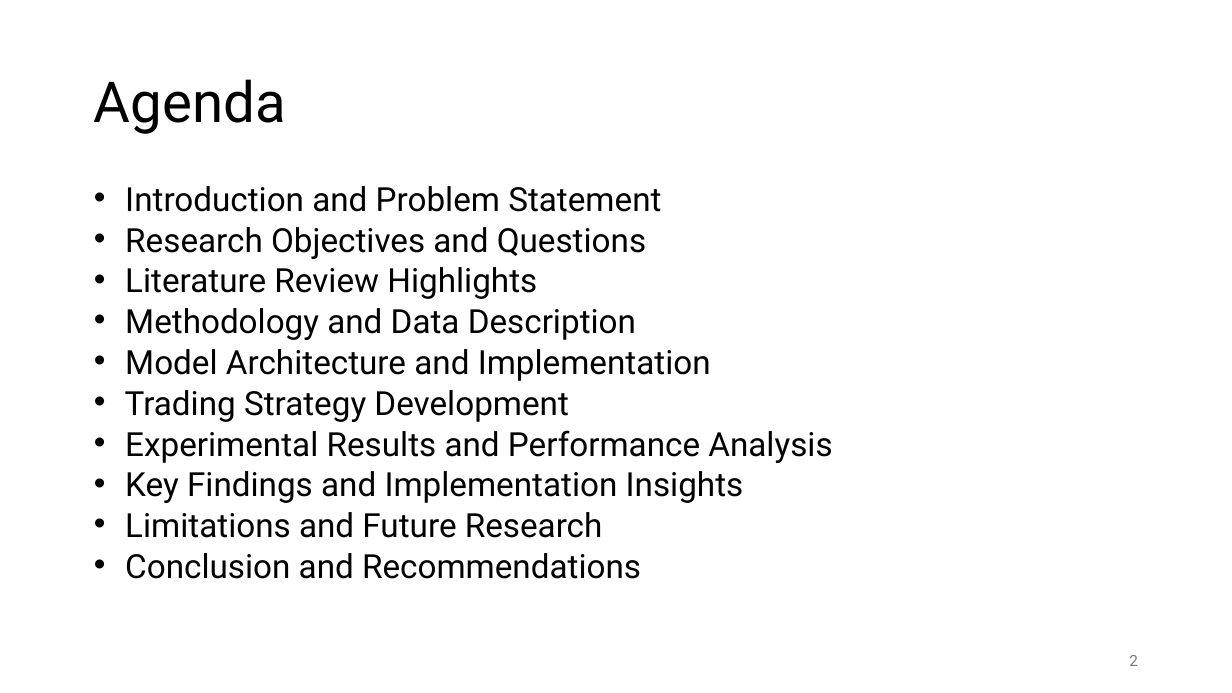
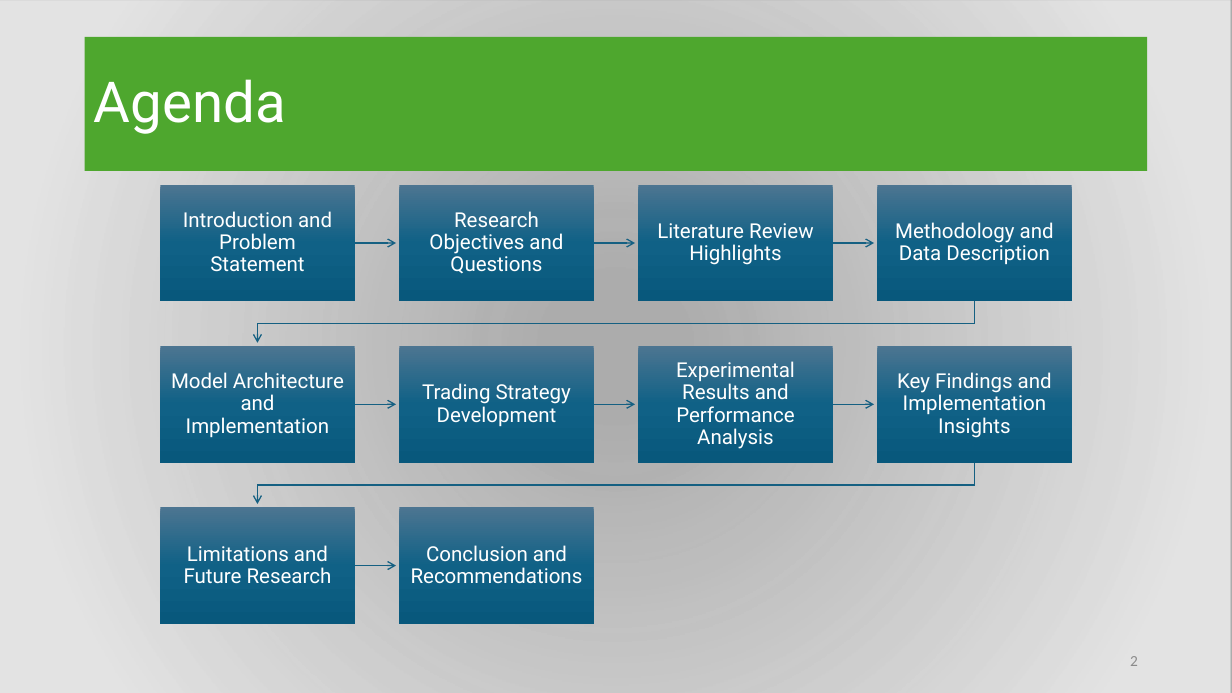
Before and after one commit to BiniamD/Class, a slide deck: slide 2 of SPRING -2025/ADTA 5900 - Advanced Data Analytics Capstone/Deep_Learning_Trading_Signal_Generation.pptx. Drawn at 1232x693 pixels with LibreOffice and Linux fonts; fonts in the diff are those of the drawing; background and template pictures are left out; a plain dark background stands for a picture behind light text. Boxes give left, top, right and bottom in pixels: in the first picture for what was removed or moved away, otherwise in the second. Text is boxed around its words. In the diff, an @@ line names an element or a change of style, - is before the commit and + after.

```diff
--- a/SPRING -2025/ADTA 5900 - Advanced Data Analytics Capstone/Deep_Learning_Trading_Signal_Generation.pptx
+++ b/SPRING -2025/ADTA 5900 - Advanced Data Analytics Capstone/Deep_Learning_Trading_Signal_Generation.pptx
@@ background #FFFFFF to picture (left out) @@
@@ rectangle added at <box>0,0,1232,693</box>, fill gradient #E8E8E8 @@
@@ title "Agenda": place and size @@
-title "Agenda" at <box>94,79,286,134</box>
+title "Agenda" at <box>85,37,1148,171</box>
@@ title "Agenda" at <box>85,37,1148,171</box>: text colour #000000 to #FFFFFF; fill none to #4EA72E @@
@@ text removed at <box>125,186,832,579</box> @@
-• Introduction and Problem Statement
-• Research Objectives and Questions
-• Literature Review Highlights
-• Methodology and Data Description
-• Model Architecture and Implementation
-• Trading Strategy Development
-• Experimental Results and Performance Analysis
-• Key Findings and Implementation Insights
-• Limitations and Future Research
-• Conclusion and Recommendations
@@ group added at <box>161,185,1072,624</box>: 10 rectangles, 10 texts, 9 freeform shapes @@
+Introduction and Problem Statement
+Research Objectives and Questions
+Literature Review Highlights
+Methodology and Data Description
+Model Architecture and Implementation
+Trading Strategy Development
+Experimental Results and Performance Analysis
+Key Findings and Implementation Insights
+Limitations and Future Research
+Conclusion and Recommendations
@@ page number at <box>1130,656,1138,666</box>: font Roboto to Calibri, text colour #797979 to #8C8C8C; more space between paragraphs @@
```
Also in this commit, not shown: 16 other slides changed, 1 slide added, 1 other file.
